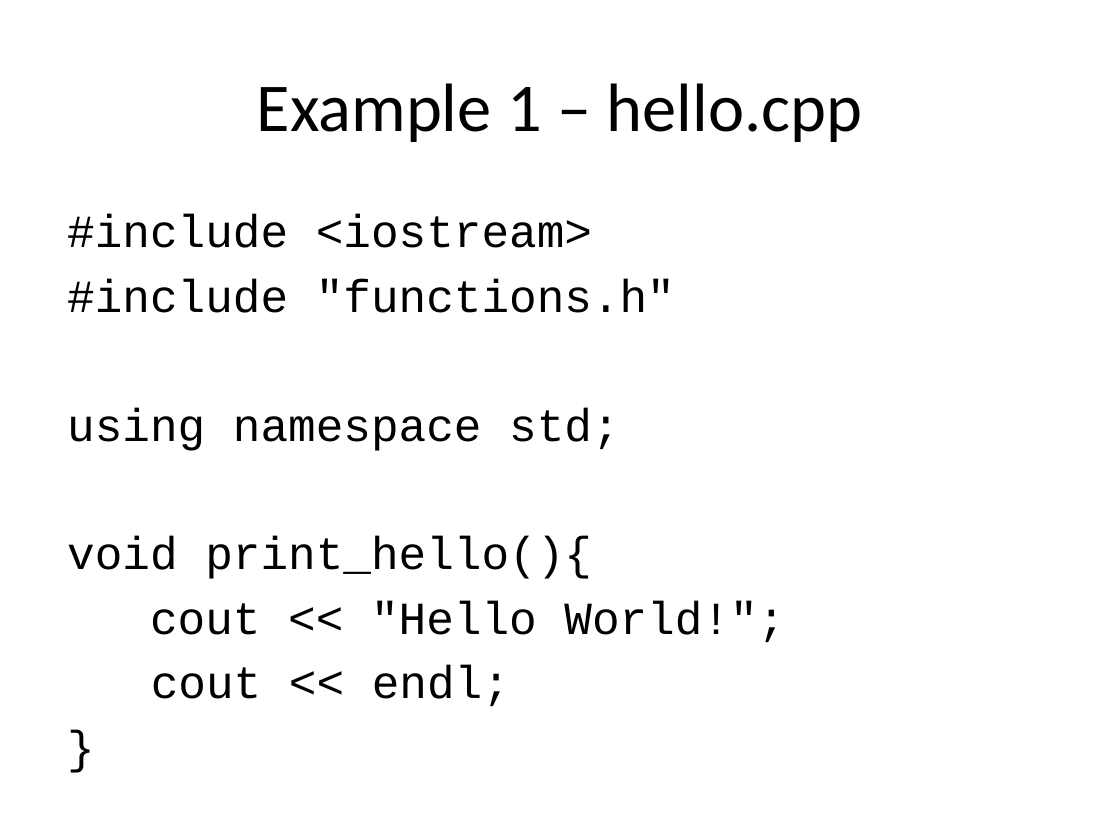
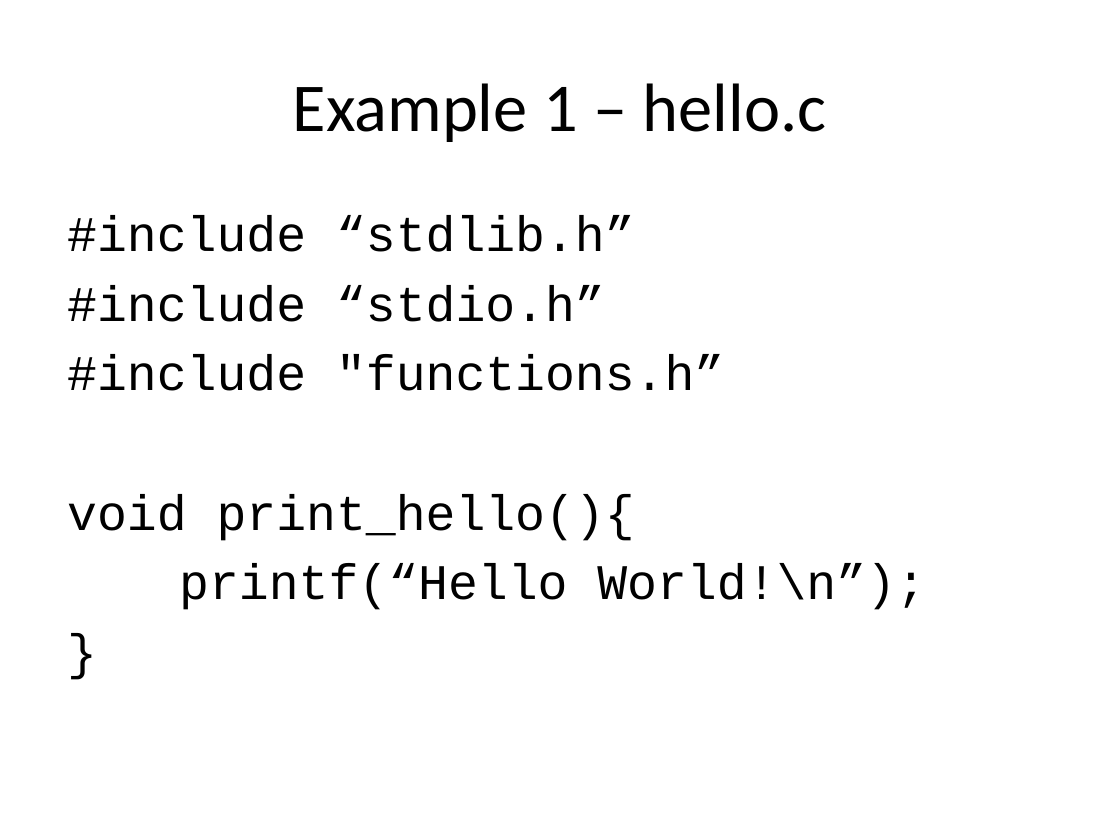
Before and after one commit to brash99/Cpsc256, a slide deck: slide 6 of Makefile_tutorial/Makefile_tutorial.pptx. Drawn at 1120x840 pixels with LibreOffice and Linux fonts; fonts in the diff are those of the drawing. Boxes give left, top, right and bottom in pixels: in the first picture for what was removed or moved away, otherwise in the second. Text is boxed around its words. In the diff, an @@ line names an element or a change of style, - is before the commit and + after.

```diff
--- a/Makefile_tutorial/Makefile_tutorial.pptx
+++ b/Makefile_tutorial/Makefile_tutorial.pptx
@@ title at <box>293,83,826,142</box>: text changed @@
-Example 1 – hello.cpp
+Example 1 – hello.c
@@ text at <box>67,215,724,391</box>: text changed; size 29.6 to 32 pt @@
-#include <iostream>
-#include "functions.h"
-using namespace std;
+#include “stdlib.h”
+#include “stdio.h”
+#include "functions.h”
@@ text at <box>67,494,635,541</box>: size 29.6 to 32 pt in "void print_hello(){", "}" @@
@@ text at <box>179,564,926,610</box>: text changed; size 29.6 to 32 pt @@
-cout << "Hello World!";
-cout << endl;
+printf(“Hello World!\n”);
```
Also in this commit, not shown: 16 other slides changed.
